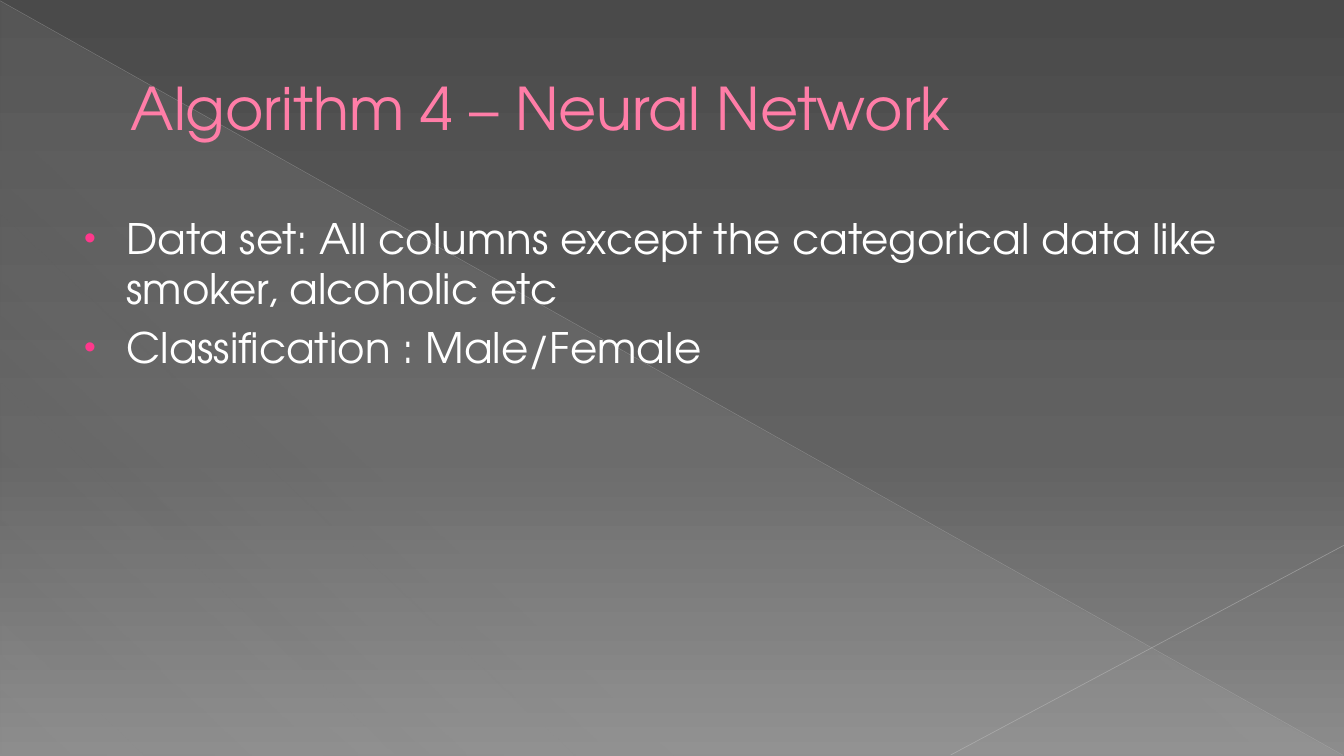
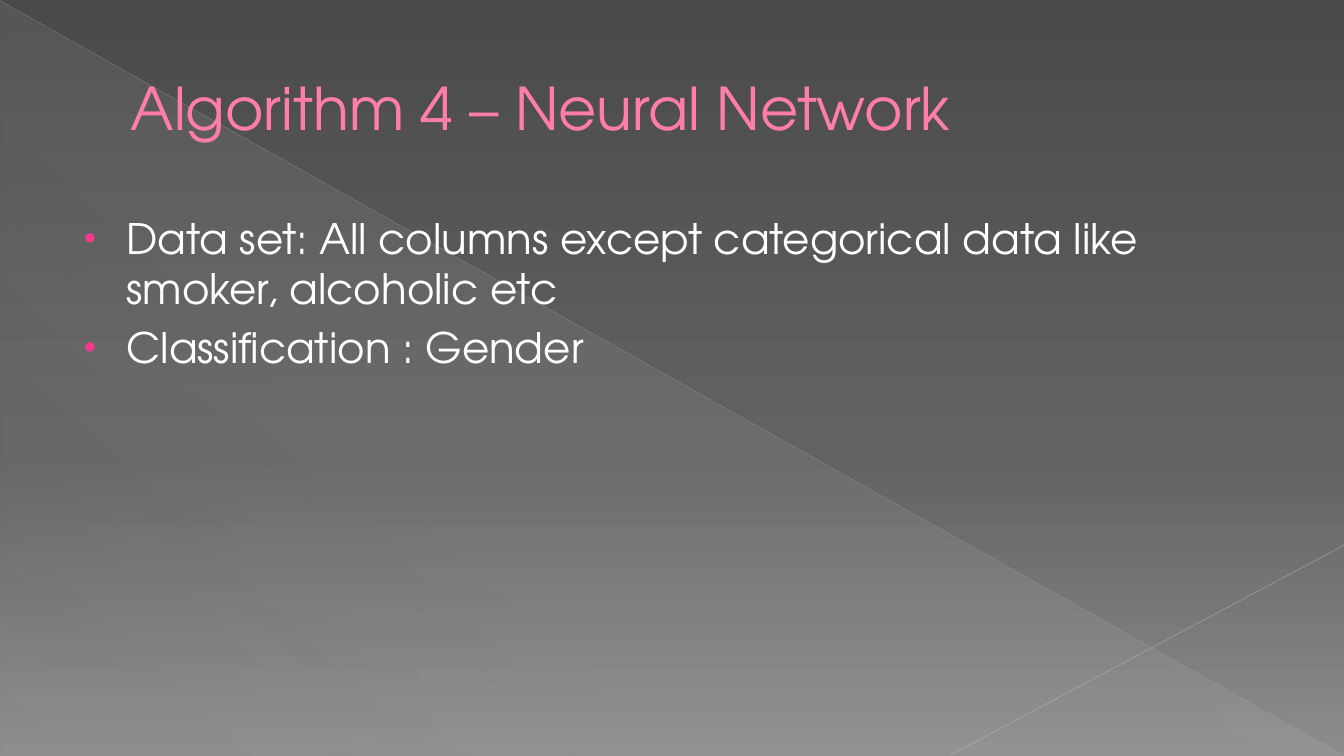
Before and after one commit to dhavalaM/CS513-Project, a slide deck: slide 29 of Presentation_YPS.pptx (slide 28 before the commit). Drawn at 1344x756 pixels with LibreOffice and Linux fonts; fonts in the diff are those of the drawing. Boxes give left, top, right and bottom in pixels: in the first picture for what was removed or moved away, otherwise in the second. Text is boxed around its words. In the diff, an @@ line names an element or a change of style, - is before the commit and + after.

Commit message:
ppt

```diff
--- a/Presentation_YPS.pptx
+++ b/Presentation_YPS.pptx
@@ text at [127,223,1138,364]: text changed @@
-• Data set: All columns except the categorical data like smoker, alcoholic etc
-• Classification : Male/Female
+• Data set: All columns except categorical data like smoker, alcoholic etc
+• Classification : Gender
```
Also in this commit, not shown: 5 other slides changed, 2 slides added.
